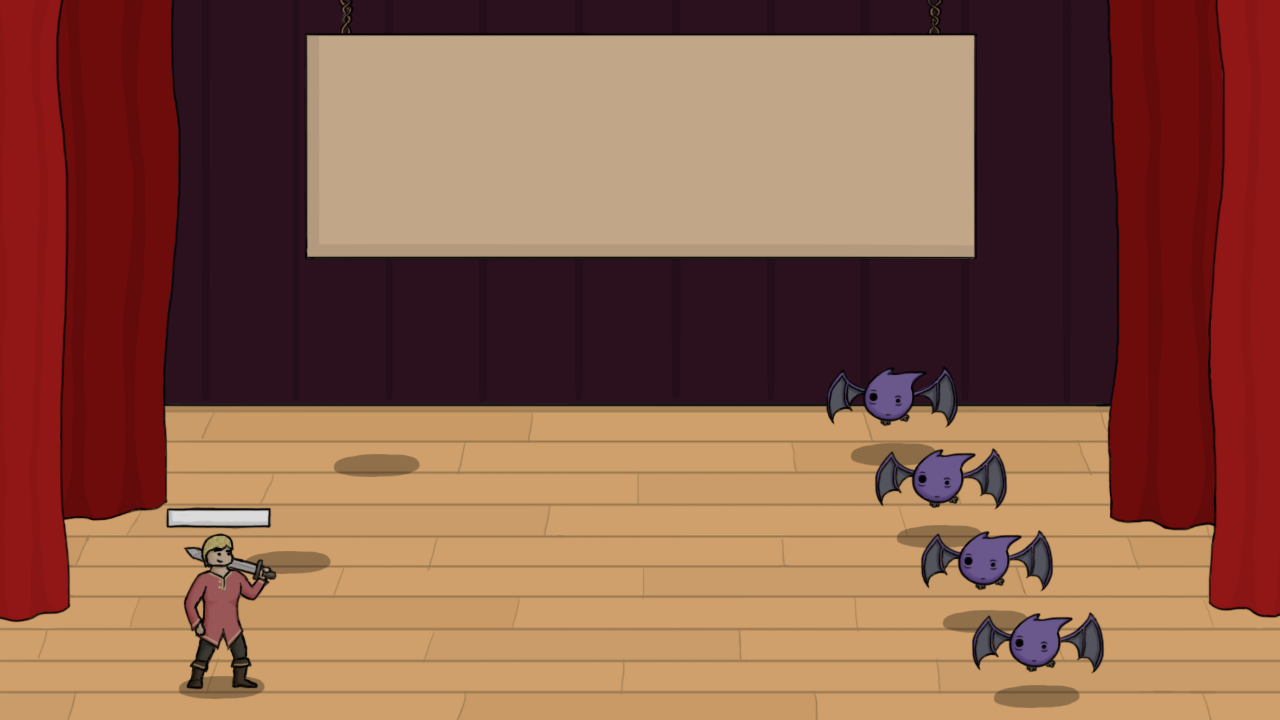
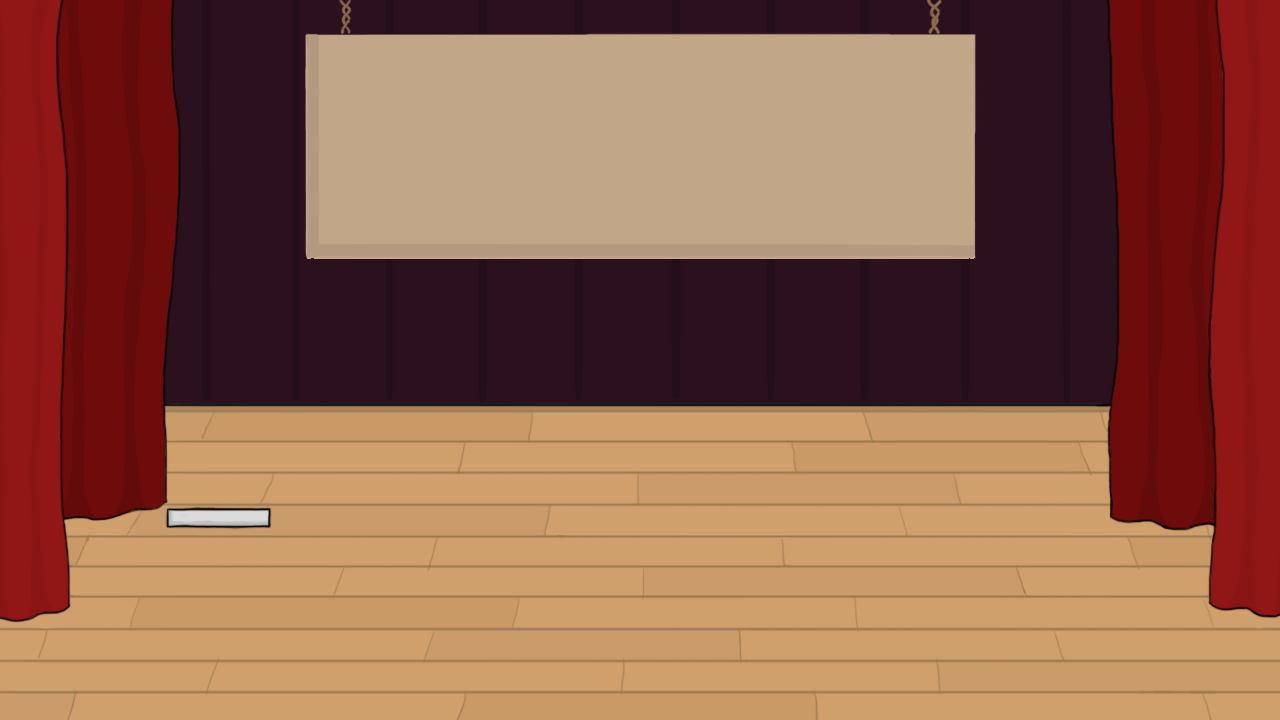
Layer changes from the first w=1280, h=720 image to the second:
hid "Outline" (1st of 2, in "HUD") over (304, 0, 978, 260)
hid group "Characters" (7 layers) over (166, 366, 1105, 690)
hid group "Shadows" (7 layers) over (178, 442, 1081, 709)
